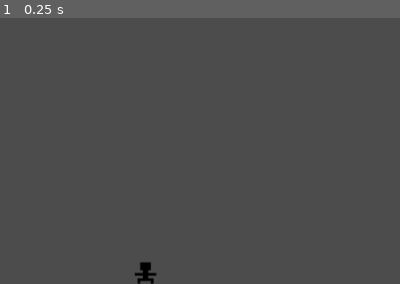
Above: before the commit, frame 1.
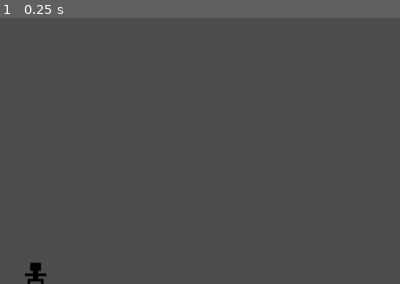
Above: after the commit, the same moment.

Repository: JohannesLadurner/DoctorWhohan
Game: Godot game, scene res://scenes/Game.tscn
Same seed, same stepped clock (60 frames per second), same inputs: the game is played once before the commit and once after it.
Inputs:
- Up to frame 1 (0.25 s): no input
The pictures show only the part of the screen within x 0-50%, y 50-100%; the shares and areas given below are measured in that part.

The runs differ from the first frame. In frame 1, 0.5% of the frame differs, in the area x 6-40%, y 91-100%.

Commit message:
Kollisionsabfrage implementiert
Kleine Funktion die aufgerufen wird, wenn die Hitbox des Doktors erreicht wird.

Diff:
--- a/DoctorWhohan/Enemy.tscn
+++ b/DoctorWhohan/Enemy.tscn
@@ -30,4 +30,5 @@
 animation = "test"
 
 [node name="VisibilityNotifier2D" type="VisibilityNotifier2D" parent="."]
+show_behind_parent = true
 position = Vector2( 0.625, -0.25 )
--- /dev/null
+++ b/DoctorWhohan/Player.gd
@@ -0,0 +1,18 @@
+extends Area2D
+
+
+signal hit
+
+
+# Called when the node enters the scene tree for the first time.
+func _ready():
+	 var screen_size = get_viewport_rect().size
+
+
+# Called every frame. 'delta' is the elapsed time since the previous frame.
+#func _process(delta):
+#	pass
+
+
+func _on_Player_body_entered(body):
+	emit_signal("hit")
--- a/DoctorWhohan/Player.tscn
+++ b/DoctorWhohan/Player.tscn
@@ -1,6 +1,7 @@
-[gd_scene load_steps=4 format=2]
+[gd_scene load_steps=5 format=2]
 
 [ext_resource path="res://playerAnimation/doctorDummy.png" type="Texture" id=1]
+[ext_resource path="res://Player.gd" type="Script" id=2]
 
 [sub_resource type="SpriteFrames" id=1]
 animations = [ {
@@ -14,6 +15,7 @@
 extents = Vector2( 12.625, 12.65 )
 
 [node name="Player" type="Area2D"]
+script = ExtResource( 2 )
 
 [node name="AnimatedSprite" type="AnimatedSprite" parent="."]
 position = Vector2( 0.25, 0.125 )
@@ -23,3 +25,4 @@
 [node name="CollisionShape2D" type="CollisionShape2D" parent="."]
 position = Vector2( -3.5, -8.875 )
 shape = SubResource( 2 )
+[connection signal="body_entered" from="." to="." method="_on_Player_body_entered"]
--- a/DoctorWhohan/scenes/Game.gd
+++ b/DoctorWhohan/scenes/Game.gd
@@ -1,4 +1,4 @@
-extends Node2D
+extends Node
 
 
 export (PackedScene) var Enemy
@@ -22,3 +22,10 @@
 	add_child(enemy)
 	enemy.position = $EnemyPath/PathFollow2D.position
 	enemy.linear_velocity = Vector2(-50,0)
+
+
+
+
+#Function die Aufgerufen wird, wenn Patient die hitbox des Doktors trifft
+func _on_Player_hit():
+	$Player.hide()
--- a/DoctorWhohan/scenes/Game.tscn
+++ b/DoctorWhohan/scenes/Game.tscn
@@ -9,12 +9,12 @@
 "points": PoolVector2Array( 0, 0, 0, 0, 1053.67, 601.79, 0, 0, 0, 0, 3.7053, 602.541 )
 }
 
-[node name="Game" type="Node2D"]
+[node name="Game" type="Node"]
 script = ExtResource( 3 )
 Enemy = ExtResource( 2 )
 
 [node name="Player" parent="." instance=ExtResource( 1 )]
-position = Vector2( 166.5, 596.5 )
+position = Vector2( 42.8096, 597.081 )
 
 [node name="EnemyTimer" type="Timer" parent="."]
 wait_time = 3.0
@@ -27,4 +27,5 @@
 rotation = 3.14086
 v_offset = -15.0
 rotate = false
+[connection signal="hit" from="Player" to="." method="_on_Player_hit"]
 [connection signal="timeout" from="EnemyTimer" to="." method="_on_EnemyTimer_timeout"]
